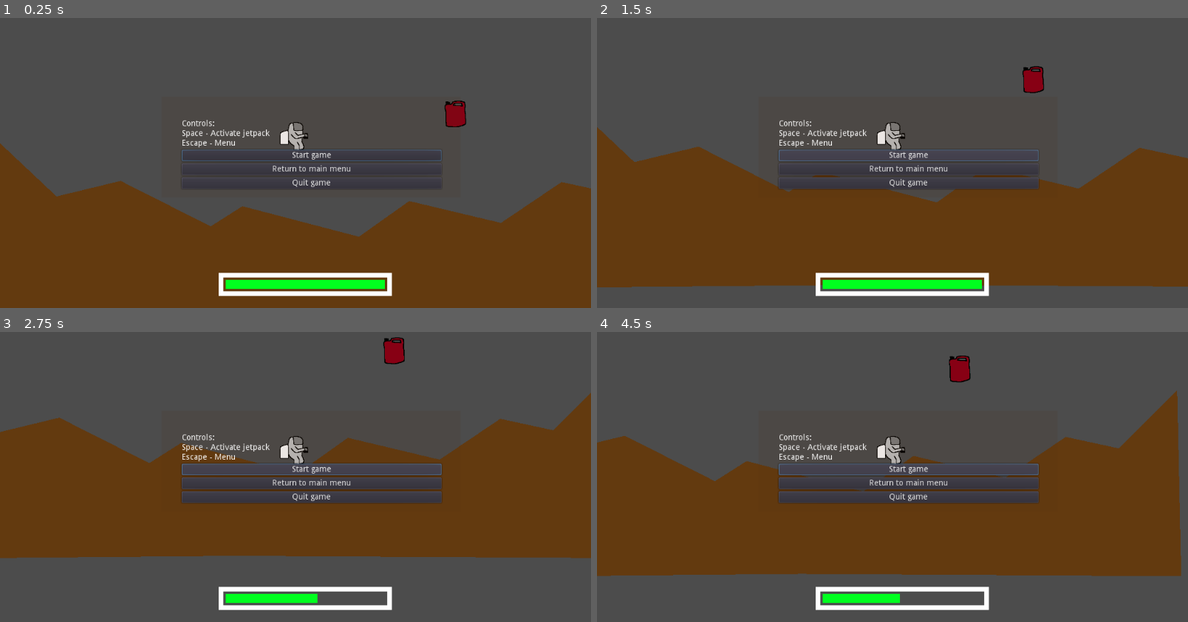
Above: before the commit, frames 1-4 (two rows, left to right).
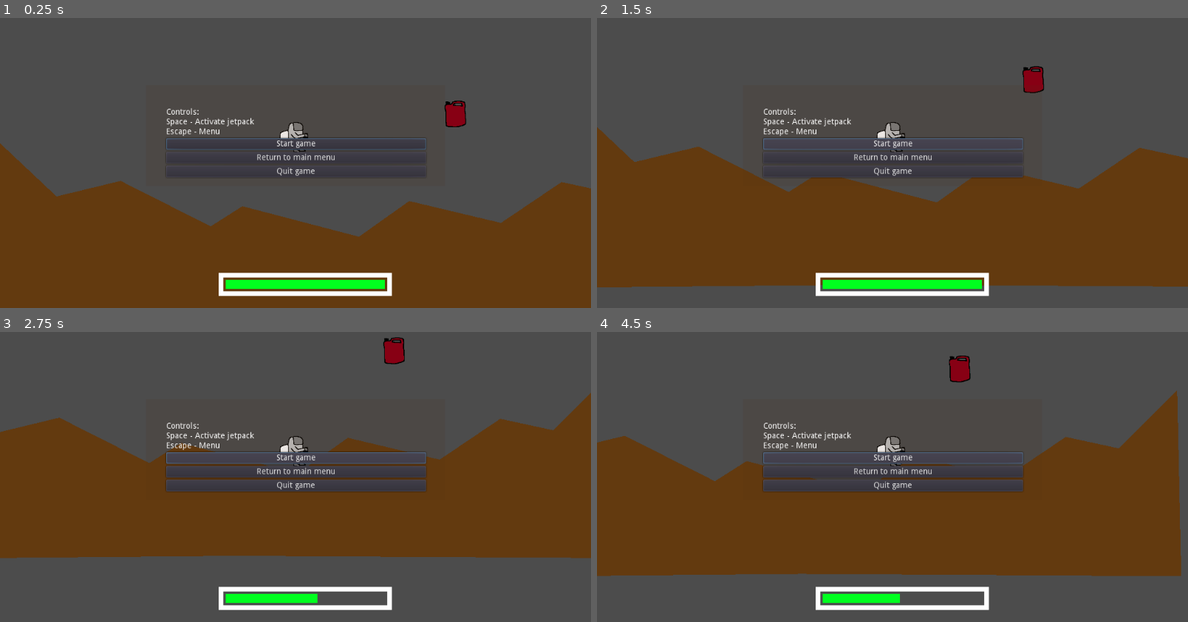
Above: after the commit, the same moments.

Repository: smoothstill/cave-explorer-game-proto
Game: Godot game, scene res://scenes/Main.tscn
The game is run twice, just before and just after one commit, with the same random seed, the same clock (stepped at 60 frames per second) and the same inputs.
Inputs:
- Up to frame 1 (0.25 s): no input
- Up to frame 2 (1.5 s): click "Return to main menu" at 0.5 s; click "Start game" at 1.25 s
- Up to frame 3 (2.75 s): click "Start game" at 2 s
- Up to frame 4 (4.5 s): click "Start game" at 2.75 s; tap Space (jump) at 3.77 s

The runs differ from the first frame. In frame 1, 1.8% of the frame differs, in the area x 28-75%, y 31-59%; in frame 2, 2.8%; in frame 3, 5.8%, in the area x 28-75%, y 31-60%; in frame 4, 4.6%.

Commit message:
various new features
added singletons:
-lives
-game_state_manager
-level_manager

and some other improvements

Diff:
--- a/Menu.tscn
+++ b/Menu.tscn
@@ -9,12 +9,14 @@
 script = ExtResource( 1 )
 
 [node name="Background" type="ColorRect" parent="."]
-anchor_right = 1.0
-anchor_bottom = 1.0
-margin_left = 280.0
-margin_top = 233.0
-margin_right = -226.0
-margin_bottom = -192.0
+anchor_left = 0.5
+anchor_top = 0.5
+anchor_right = 0.5
+anchor_bottom = 0.5
+margin_left = -259.0
+margin_top = -87.5
+margin_right = 259.0
+margin_bottom = 87.5
 color = Color( 0.317647, 0.172549, 0.054902, 0.113725 )
 
 [node name="VBoxContainer" type="VBoxContainer" parent="Background"]
--- a/project.godot
+++ b/project.godot
@@ -13,6 +13,12 @@
 config/name="Cave Explorer Proto 4"
 run/main_scene="res://scenes/Main.tscn"
 config/icon="res://icon.png"
+
+[autoload]
+
+Lives="*res://scripts/lives.gd"
+LevelManager="*res://scripts/level_manager.gd"
+GameStateManager="*res://scripts/game_state_manager.gd"
 
 [input]
 
--- /dev/null
+++ b/scenes/PlayerDeathMenu.tscn
@@ -0,0 +1,51 @@
+[gd_scene load_steps=2 format=2]
+
+[ext_resource path="res://scripts/player_death_menu.gd" type="Script" id=1]
+
+[node name="PlayerDeathMenu" type="Control"]
+anchor_right = 1.0
+anchor_bottom = 1.0
+script = ExtResource( 1 )
+
+[node name="Background" type="ColorRect" parent="."]
+anchor_right = 1.0
+anchor_bottom = 1.0
+color = Color( 0.384314, 0.133333, 0.133333, 0.380392 )
+
+[node name="VBoxContainer" type="VBoxContainer" parent="Background"]
+anchor_left = 0.5
+anchor_top = 0.5
+anchor_right = 0.5
+anchor_bottom = 0.5
+margin_left = -225.0
+margin_top = -60.0
+margin_right = 225.0
+margin_bottom = 60.0
+
+[node name="Label" type="Label" parent="Background/VBoxContainer"]
+margin_right = 450.0
+margin_bottom = 14.0
+text = "You died!"
+align = 1
+
+[node name="Retry" type="Button" parent="Background/VBoxContainer"]
+margin_top = 18.0
+margin_right = 450.0
+margin_bottom = 38.0
+text = "Try again"
+
+[node name="MainMenu" type="Button" parent="Background/VBoxContainer"]
+margin_top = 42.0
+margin_right = 450.0
+margin_bottom = 62.0
+text = "Return to main menu"
+
+[node name="Quit" type="Button" parent="Background/VBoxContainer"]
+margin_top = 66.0
+margin_right = 450.0
+margin_bottom = 86.0
+text = "Quit game"
+
+[connection signal="pressed" from="Background/VBoxContainer/Retry" to="." method="_on_Retry_pressed"]
+[connection signal="pressed" from="Background/VBoxContainer/MainMenu" to="." method="_on_MainMenu_pressed"]
+[connection signal="pressed" from="Background/VBoxContainer/Quit" to="." method="_on_Quit_pressed"]
--- a/scenes/UI.tscn
+++ b/scenes/UI.tscn
@@ -1,7 +1,9 @@
-[gd_scene load_steps=3 format=2]
+[gd_scene load_steps=5 format=2]
 
 [ext_resource path="res://scenes/FuelBar.tscn" type="PackedScene" id=1]
 [ext_resource path="res://Menu.tscn" type="PackedScene" id=2]
+[ext_resource path="res://scenes/PlayerDeathMenu.tscn" type="PackedScene" id=3]
+[ext_resource path="res://scripts/player_death_menu.gd" type="Script" id=4]
 
 [node name="UI" type="Control"]
 anchor_right = 1.0
@@ -16,3 +18,6 @@
 margin_bottom = 559.0
 
 [node name="Menu" parent="CanvasLayer" instance=ExtResource( 2 )]
+
+[node name="PlayerDeathMenu" parent="CanvasLayer" instance=ExtResource( 3 )]
+script = ExtResource( 4 )
--- /dev/null
+++ b/scripts/game_state_manager.gd
@@ -0,0 +1,41 @@
+extends Node
+
+# This script manages state of the game
+enum states {MAINMENU, GAMEPLAY, VICTORY}
+
+# Start the game in main menu
+var current_state = states.MAINMENU setget _set_state
+
+# Set the state of the game
+func _set_state(state):
+	# Do nothing is state does not change
+	if state == current_state:
+		print("Error: State did not change! ", state)
+		return
+	var previous_state = current_state
+	current_state = state
+	leaving(previous_state)
+	entered(current_state)
+
+# Actions to do when entering a new state
+func entered(state):
+	if state == states.MAINMENU:
+		# TODO: Enter the main menu
+		return
+	elif state == states.GAMEPLAY:
+		# Set player lives
+		Lives.player_lives = 3
+		# TODO: Enter the first level
+		return
+	elif state == states.VICTORY:
+		# TODO: Enter the victory screen
+		return
+
+# Not used for now
+func leaving(state):
+	if state == states.MAINMENU:
+		return
+	elif state == states.GAMEPLAY:
+		return
+	elif state == states.VICTORY:
+		return
--- /dev/null
+++ b/scripts/globals.gd
@@ -0,0 +1,16 @@
+extends Node2D
+
+var level_number = 0
+
+# On start game
+func _ready():
+	pass
+
+func load_level():
+	pass
+
+func restart_level():
+	pass
+
+func quit_game():
+	pass
--- /dev/null
+++ b/scripts/level_manager.gd
@@ -0,0 +1,21 @@
+extends Node
+
+var current_level = 0 setget , _get_level
+
+# Level scenes
+var levels = {}
+
+func _get_level():
+	return current_level
+
+func load_level(level_number):
+	pass
+
+func to_next_level():
+	pass
+
+func restart_level():
+	pass
+
+func pause_level():
+	pass
--- /dev/null
+++ b/scripts/lives.gd
@@ -0,0 +1,3 @@
+extends Node
+
+var player_lives = 3
--- a/scripts/menu.gd
+++ b/scripts/menu.gd
@@ -3,22 +3,33 @@
 
 var is_paused = false setget set_is_paused
 var is_game_running = true setget set_is_game_running
+var disabled = false setget set_disabled
 onready var start_button = $Background/VBoxContainer/Start
 onready var quit_button = $Background/VBoxContainer/Quit
 onready var main_menu_button = $Background/VBoxContainer/MainMenu
 
 func _ready():
-	var is_running = isGameRunning()
+	var is_running = is_game_running()
 	set_is_game_running(is_running)
 	if !is_running:
 		main_menu_button.visible = false
-	print("game is running ", is_game_running)
 	start_button.grab_focus()
-	pass
+
+	var playernode = get_tree().get_root().find_node("Player", true, false)
+	playernode.connect("killed", self, "_on_player_killed")
 
 # Check if the game is running or we are in the main menu
-func isGameRunning() -> bool:
+func is_game_running() -> bool:
 	return !get_tree().current_scene.name == "MainMenu"
+
+# When player dies, disable this menu
+func _on_player_killed(lives):
+	set_disabled(true)
+
+# Disable and hide menu (e.g. when player dies)
+func set_disabled(value):
+	disabled = value
+	visible = !value
 
 func _unhandled_input(event):
 	if event.is_action_pressed("pause"):
@@ -32,7 +43,7 @@
 func _on_Start_pressed():
 	#TODO: get_tree().change_scene("scenename")
 	# If game is currently running and paused, resume the game
-	if is_paused and is_game_running:
+	if !disabled and is_paused and is_game_running:
 		set_is_paused(false)
 
 func set_is_paused(value):
@@ -41,7 +52,6 @@
 	visible = is_paused
 	if is_paused:
 		start_button.grab_focus()
-
 	if is_game_running:
 		start_button.text = "Resume game"
 	else:
@@ -49,6 +59,7 @@
 
 func set_is_game_running(value):
 	is_game_running = value
+
 	# Change "Start game" to "Resume game" when game is running
 	if !value:
 		start_button.text = "Resume game"
@@ -59,9 +70,10 @@
 
 # Quit the game
 func _on_Quit_pressed():
-	get_tree().quit()
+	if !disabled:
+		get_tree().quit()
 
 
 func _on_MainMenu_pressed():
-	#To main menu scene
-	pass
+	if !disabled:
+		print("To main menu")
--- a/scripts/player.gd
+++ b/scripts/player.gd
@@ -1,7 +1,7 @@
 extends KinematicBody2D
 
 signal fuel_updated(fuel_amount)
-signal killed()
+signal killed(lives)
 
 var horizontal_acceleration:= 0.5
 var jetpack_acceleration := 2
@@ -13,6 +13,9 @@
 var fuel_decrease_speed := 2
 onready var invulnerability_timer = $InvulnerabilityTimer
 
+func _ready():
+	print("Lives: ", Lives.player_lives)
+
 func on_killed():
 	pass
 
@@ -22,7 +25,8 @@
 	if fuel_amount != prev_fuel:
 		emit_signal("fuel_updated", fuel_amount)
 		if fuel_amount == 0:
-			emit_signal("killed")
+			Lives.player_lives -= 1
+			emit_signal("killed", Lives.player_lives)
 			on_killed()
 
 func damageFuel(amount):
--- /dev/null
+++ b/scripts/player_death_menu.gd
@@ -0,0 +1,37 @@
+extends Control
+
+onready var retry_button = $Background/VBoxContainer/Retry
+onready var main_menu_button = $Background/VBoxContainer/MainMenu
+onready var quit_button = $Background/VBoxContainer/Quit
+
+# Player has lost all lives
+var player_lost = false
+
+# Called when the node enters the scene tree for the first time.
+func _ready():
+	visible = false
+	var playernode = get_tree().get_root().find_node("Player", true, false)
+	playernode.connect("killed", self, "_on_player_killed")
+
+func _on_player_killed(lives):
+	print("lives are ", lives)
+	if lives == 0:
+		player_lost = true
+		retry_button.visible = false
+		main_menu_button.grab_focus()
+	else:
+		retry_button.grab_focus()
+	visible = true
+
+func _on_Retry_pressed():
+	if !player_lost:
+		print("restart level")
+		get_tree().reload_current_scene()
+		# Restart level
+
+func _on_MainMenu_pressed():
+	# To main menu level
+	pass # Replace with function body.
+
+func _on_Quit_pressed():
+	get_tree().quit()
